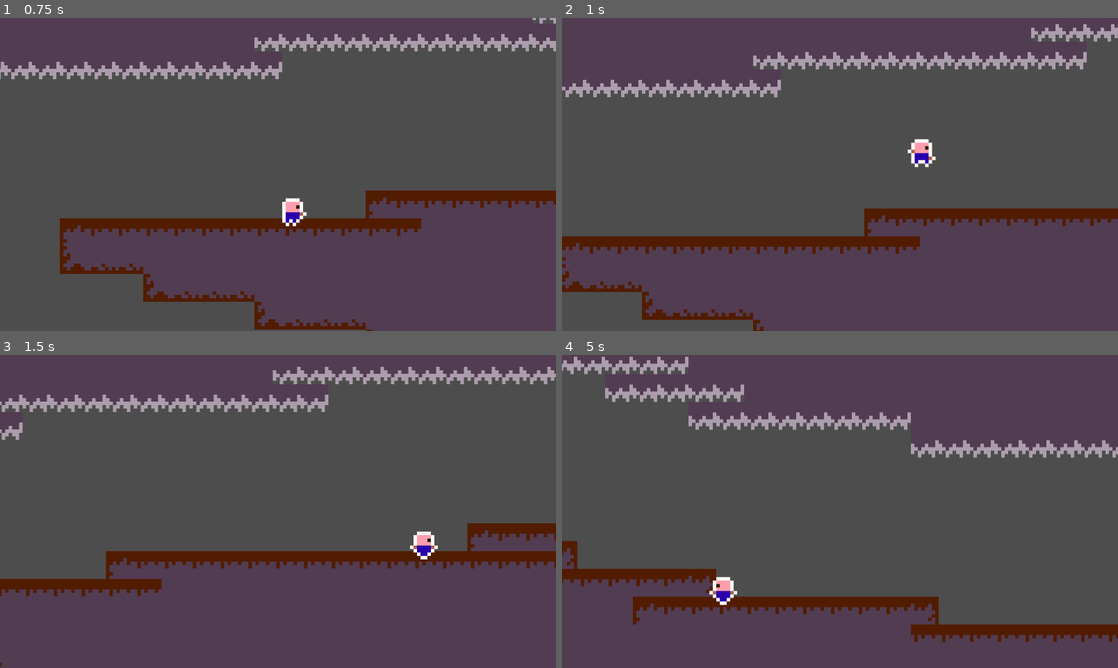
Above: before the commit, frames 1-4 (two rows, left to right).
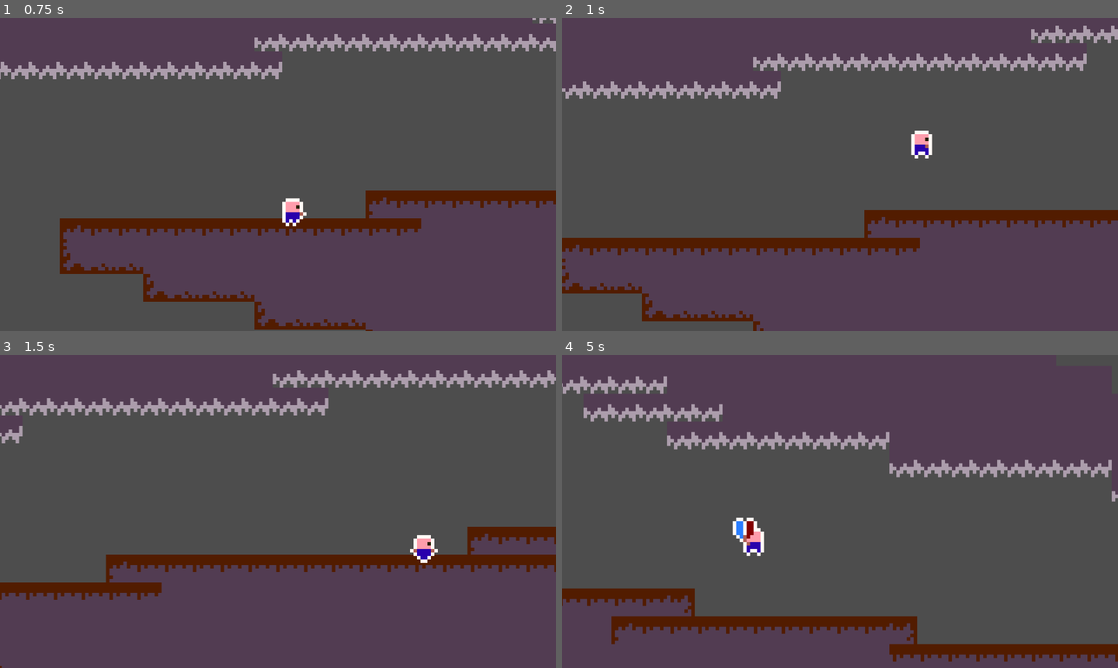
Above: after the commit, the same moments.

Repository: Gussr3/2DGrapple_Godot
Game: Godot game, scene res://Scenes/world.tscn
Same seed, same stepped clock (60 frames per second), same inputs: the game is played once before the commit and once after it.
Inputs (mouse positions are in pixels of both pictures, inside the frame that each line leads up to):
- Up to frame 1 (0.75 s): move the mouse to (400, 158) at 0.52 s; hold D (Right) from 0.53 s (still down); tap E (Grapple) at 0.6 s
- Up to frame 2 (1 s): keep holding D (Right); tap Space (Jump) at 0.77 s
- Up to frame 3 (1.5 s): keep holding D (Right); move the mouse to (166, 527) at 1.27 s; tap E (Grapple) at 1.35 s
- Up to frame 4 (5 s): tap Space (Jump) at 1.52, 3.02, 3.77, 4.52 s; move the mouse to (895, 442) at 2.02 s; release D (Right) at 2.03 s; hold A (Left) 2.03-2.78 s; tap E (Grapple) every 0.75 s from 2.1 to 4.35 s; move the mouse to (812, 574) at 2.77 s; hold D (Right) 2.78-4.28 s; move the mouse to (1006, 558) at 3.52 s; move the mouse to (673, 464) at 4.27 s; hold A (Left) from 4.28 s (still down)

Frame 1 is identical in both runs. In frame 2, 2.8% of the frame differs, in the area x 0-100%, y 2-100%; in frame 3, 6.2%; in frame 4, 17%, in the area x 0-100%, y 0-98%.

Commit message:
Revert "making sure this doesnt break"
This reverts commit d75f48e2f4bfda0431ca31140cb99d9900f3d6cc.

Diff:
--- a/grappleplatformer/Scenes/Player.tscn
+++ b/grappleplatformer/Scenes/Player.tscn
@@ -144,7 +144,6 @@
 }
 
 [node name="JumpCast" type="RayCast2D" parent="."]
-visible = false
 target_position = Vector2(0, 10)
 
 [node name="CollisionShape2D" type="CollisionShape2D" parent="."]
--- a/grappleplatformer/Scripts/player.gd
+++ b/grappleplatformer/Scripts/player.gd
@@ -2,7 +2,6 @@
 
 @onready var grapple_cast: RayCast2D = $GrappleCast
 @onready var jump_particle = preload("res://Scenes/jump_particle.tscn")
-@onready var sliding_rays = []
 
 var states = ["WALKING", "JUMPING", "IDLE", "WALLSLIDING"]
 var State = states[0]
@@ -14,11 +13,6 @@
 const SPEED = 150.0
 const JUMP_VELOCITY = -200.0
 var gravity = Vector2(0, 980)
-
-
-func _ready() -> void:
-	sliding_rays.append($LeftRay)
-	sliding_rays.append($RightRay)
 
 
 func _physics_process(delta: float) -> void:
@@ -54,7 +48,7 @@
 	grapple()
 	jumpEffect(self.global_position)
 	wall_slide()
-	print(State)
+
 
 
 func grapple():
@@ -104,7 +98,19 @@
 		get_parent().add_child(jump_particle_instance)
 
 func wall_slide():
-	for ray in sliding_rays:
-		if ray.is_colliding():
-			State = states[3] #set state to WALLSLIDING
-			var sliding_ray_index =  sliding_rays.find(ray)
+	if $LeftRay.is_colliding():
+		State = states[3]
+
+	elif !$LeftRay.is_colliding():
+		State = states[2]
+		gravity = Vector2(0, 980)
+	if $RightRay.is_colliding():
+		State = states[3]
+
+	elif !$RightRay.is_colliding():
+		State = states[2]
+		gravity = Vector2(0, 980)
+
+	if State == states[3] and !is_on_floor():
+		gravity = Vector2(0, 5)
+		grappling = false
--- a/grappleplatformer/project.godot
+++ b/grappleplatformer/project.godot
@@ -19,6 +19,7 @@
 
 window/size/viewport_width=320
 window/size/viewport_height=180
+window/size/mode=3
 window/stretch/mode="canvas_items"
 
 [input]
